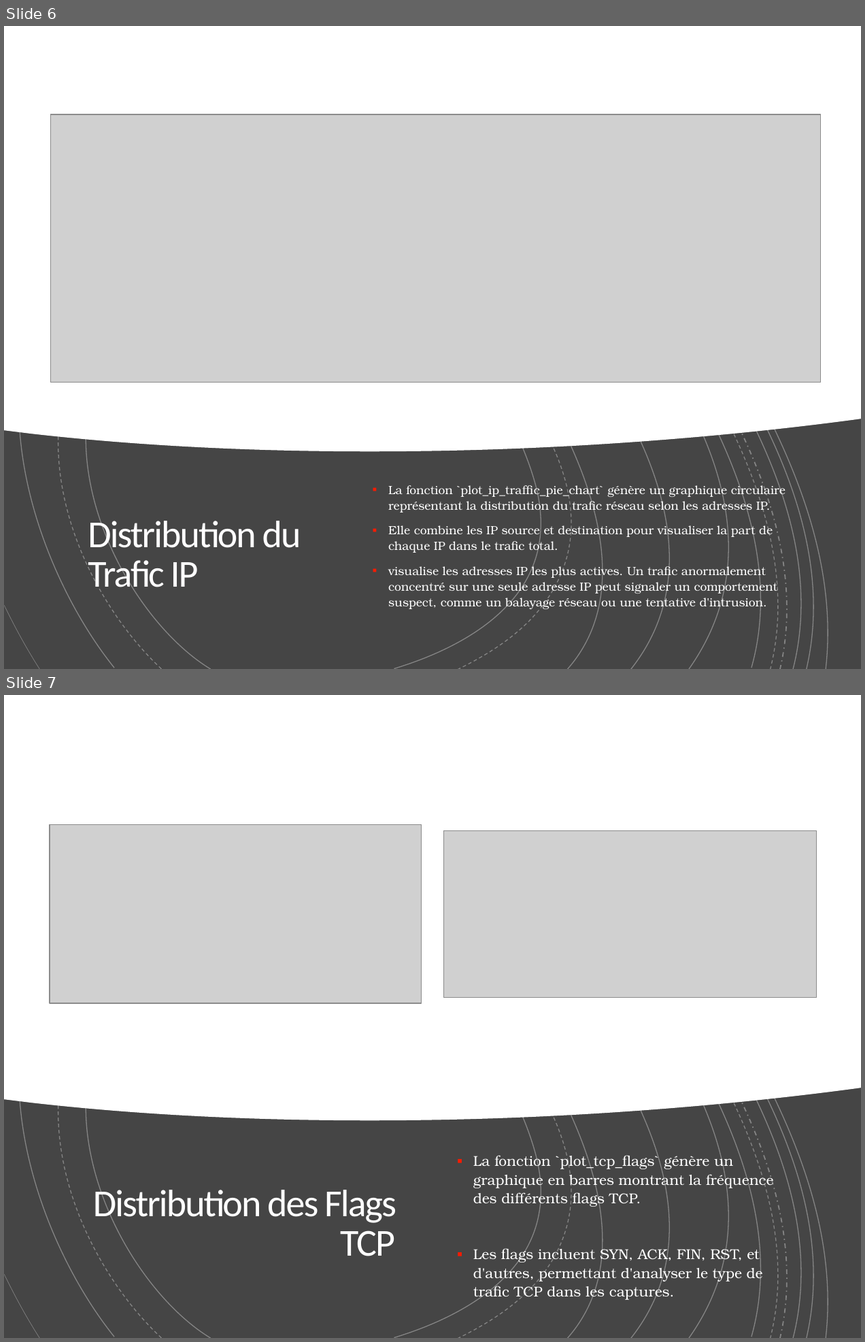
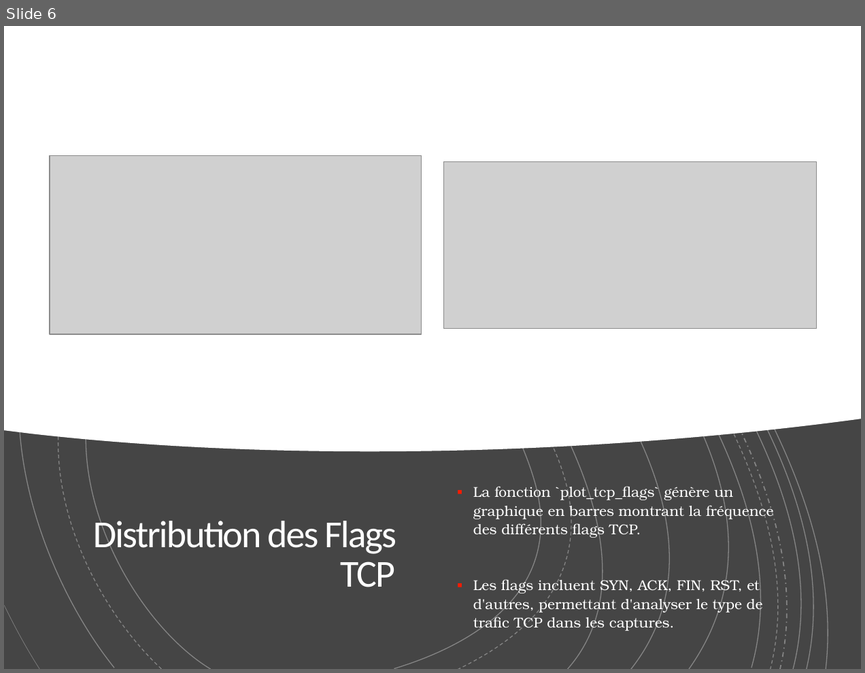
Before and after one commit to Nathanrebourg/SAE105, a slide deck: Présentation SAE1.05.pptx. Shown one above the other, each under a label of ours: slides 6 and 7 before the commit, slide 6 after it. The pictures are 865x1342 and 865x673 pixels, drawn with LibreOffice and Linux fonts; fonts in the diff are those of the drawing; grey boxes stand for pictures. Boxes give left, top, right and bottom in pixels: in the first picture for what was removed or moved away, otherwise in the second. Text is boxed around its words. In the diff, an @@ line names an element or a change of style, - is before the commit and + after.

Commit message:
rendu final
changement de fonctionnement

```diff
--- a/Présentation SAE1.05.pptx
+++ b/Présentation SAE1.05.pptx
@@ slide 6 removed at <box>4,26,861,669</box>, background #000000; not listed: 20 template elements that a slide beside it also shows @@
@@ rectangle removed at <box>4,26,861,669</box> @@
@@ freeform shape removed at <box>4,26,861,451</box> @@
@@ group removed at <box>4,26,861,669</box>: 19 freeform shapes @@
@@ picture removed at <box>50,114,821,382</box> @@
@@ text removed at <box>388,483,785,609</box> @@
-▪ La fonction `plot_ip_traffic_pie_chart` génère un graphique circulaire représentant la distribution du trafic réseau selon les adresses IP.
-▪ Elle combine les IP source et destination pour visualiser la part de chaque IP dans le trafic total.
-▪ visualise les adresses IP les plus actives. Un trafic anormalement concentré sur une seule adresse IP peut signaler un comportement suspect, comme un balayage réseau ou une tentative d'intrusion.
@@ title removed at <box>88,516,301,595</box> @@
-Distribution du Trafic IP
@@ what was slide 7 is now slide 6 @@
```
Also in this commit, not shown: 1 other file.
